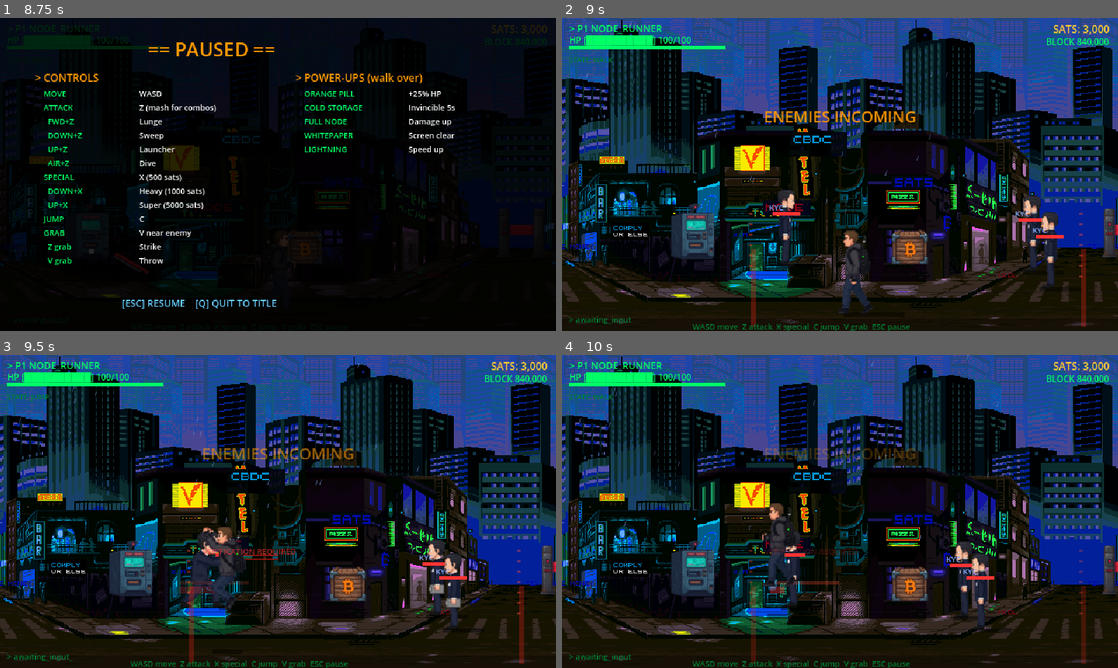
Above: before the commit, frames 1-4 (two rows, left to right).
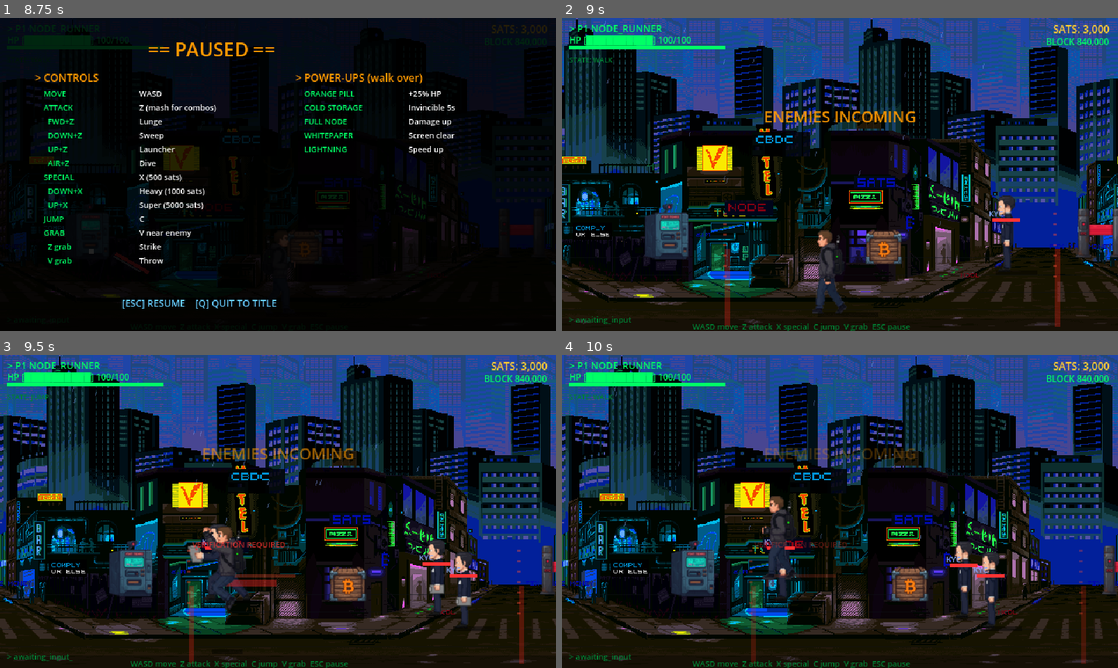
Above: after the commit, the same moments.

Repository: satsdisco/the-last-node-godot
Game: Godot game, scene res://scenes/ui/title_screen.tscn
Same seed, same stepped clock (60 frames per second), same inputs: the game is played once before the commit and once after it.
Inputs (mouse positions are in pixels of both pictures, inside the frame that each line leads up to):
- Up to frame 1 (8.75 s): tap Enter at 0.5, 2.85, 5.75, 7.35 s; move the mouse to (400, 158) at 0.52 s; hold D (move_right) 0.53-1.28 s; tap Z (attack) at 0.6, 5.1 s; click (400, 158) at 0.67 s; tap C (jump) at 0.77, 1.52, 3.02, 3.77, 4.52, 6.02, 6.77, 7.52 s; move the mouse to (166, 190) at 1.27 s; hold S (move_down) 1.28-2.03 s; tap V (grab) at 1.35, 5.85 s; move the mouse to (333, 105) at 2.02 s; hold D (move_right) 2.03-2.78 s; tap X (special) at 2.1, 6.6 s; move the mouse to (250, 237) at 2.77 s; hold W (move_up) 2.78-3.53 s; click (250, 237) at 2.92 s; move the mouse to (444, 221) at 3.52 s; hold A (move_left) 3.53-5.03 s; tap Keypad Enter at 3.6, 8.1 s; move the mouse to (111, 127) at 4.27 s; tap P at 4.35 s; tap Space at 5 s; move the mouse to (305, 174) at 5.02 s; hold S (move_down) 5.03-5.78 s; click (305, 174) at 5.17 s; move the mouse to (194, 96) at 5.77 s; hold D (move_right) 5.78-6.53 s; move the mouse to (400, 158) at 6.52 s; hold W (move_up) 6.53-7.28 s; move the mouse to (166, 190) at 7.27 s; hold D (move_right) 7.28-8.03 s; click (166, 190) at 7.42 s; move the mouse to (333, 105) at 8.02 s; hold S (move_down) from 8.03 s (still down)
- Up to frame 2 (9 s): tap Space at 8.75 s; move the mouse to (812, 237) at 8.77 s; release S (move_down) at 8.78 s; hold A (move_left) from 8.78 s (still down); tap P at 8.85 s
- Up to frame 3 (9.5 s): keep holding A (move_left); tap C (jump) at 9.02 s
- Up to frame 4 (10 s): move the mouse to (1006, 558) at 9.52 s; release A (move_left) at 9.53 s; hold W (move_up) from 9.53 s (still down); tap Z (attack) at 9.6 s; click (1006, 558) at 9.67 s; tap C (jump) at 9.77 s

Frame 1 is identical in both runs. In frame 2, 57% of the frame differs, in the area x 0-100%, y 0-99%; in frame 3, 2.6%; in frame 4, 2.4%.

Commit message:
Smooth encounter transitions — staggered spawns, camera tweens
- Enemy spawns staggered 0.15s apart to prevent frame hitch
- Camera limits tween smoothly over 0.3s when locking to encounter
- Camera limits tween smoothly over 0.4s when unlocking after clear
- Eliminates the visual skip/snap when entering encounter zones

Co-Authored-By: Claude Opus 4.6 (1M context) <noreply@anthropic.com>

Diff:
--- a/scripts/test_arena.gd
+++ b/scripts/test_arena.gd
@@ -695,8 +695,8 @@
 			var waves = enc["waves"] as Array
 			encounter_wave += 1
 			if encounter_wave < waves.size():
-				# Spawn next wave
-				_spawn_wave(waves[encounter_wave])
+				# Spawn next wave with staggered spawns
+				_spawn_wave_staggered(waves[encounter_wave])
 				_show_announcement("WAVE %d" % (encounter_wave + 1))
 			else:
 				_end_encounter()
@@ -730,29 +730,34 @@
 	gate_left = enc["left"]
 	gate_right = enc["right"]
 
-	# Lock camera to encounter area
+	# Smoothly tighten camera to encounter area over 0.3s
 	if camera:
 		_cam_limit_left_saved = camera.limit_left
 		_cam_limit_right_saved = camera.limit_right
-		camera.limit_left = int(gate_left - 40)
-		camera.limit_right = int(gate_right + 40)
-
-	# Physical gate barriers — StaticBody2D so player collides
+		var tw = create_tween()
+		tw.tween_method(func(v): camera.limit_left = int(v), float(camera.limit_left), gate_left - 40.0, 0.3)
+		tw.parallel().tween_method(func(v): camera.limit_right = int(v), float(camera.limit_right), gate_right + 40.0, 0.3)
+
+	# Physical gate barriers
 	_create_gate_barrier(gate_left, true)
 	_create_gate_barrier(gate_right, false)
 
 	SFX.gate_lock(get_tree())
 
-	# Spawn first wave
+	# Announcement first, then stagger enemy spawns
+	_show_announcement("ENEMIES INCOMING")
+
+	# Stagger enemy spawns across frames to prevent hitch
 	var waves = enc["waves"] as Array
-	_spawn_wave(waves[0])
-
-	# Announcement
-	_show_announcement("ENEMIES INCOMING")
-
-func _spawn_wave(wave: Array):
-	for e_data in wave:
-		_spawn_enemy(Vector2(e_data["x"], e_data["y"]), e_data["type"])
+	_spawn_wave_staggered(waves[0])
+
+func _spawn_wave_staggered(wave: Array):
+	# Stagger spawns across frames to prevent frame hitch
+	for i in range(wave.size()):
+		var e_data = wave[i]
+		get_tree().create_timer(i * 0.15).timeout.connect(func():
+			_spawn_enemy(Vector2(e_data["x"], e_data["y"]), e_data["type"])
+		)
 
 func _create_gate_barrier(x_pos: float, is_left: bool):
 	var gate_height = FLOOR_BOTTOM - FLOOR_TOP + 20
@@ -825,10 +830,11 @@
 	gate_left_visual = null
 	gate_right_visual = null
 
-	# Restore camera limits
+	# Smoothly restore camera limits
 	if camera:
-		camera.limit_left = _cam_limit_left_saved
-		camera.limit_right = _cam_limit_right_saved
+		var tw = create_tween()
+		tw.tween_method(func(v): camera.limit_left = int(v), float(camera.limit_left), float(_cam_limit_left_saved), 0.4)
+		tw.parallel().tween_method(func(v): camera.limit_right = int(v), float(camera.limit_right), float(_cam_limit_right_saved), 0.4)
 
 	# Track kills — count how many enemies were in all waves of this encounter
 	var enc = encounters[current_encounter]
